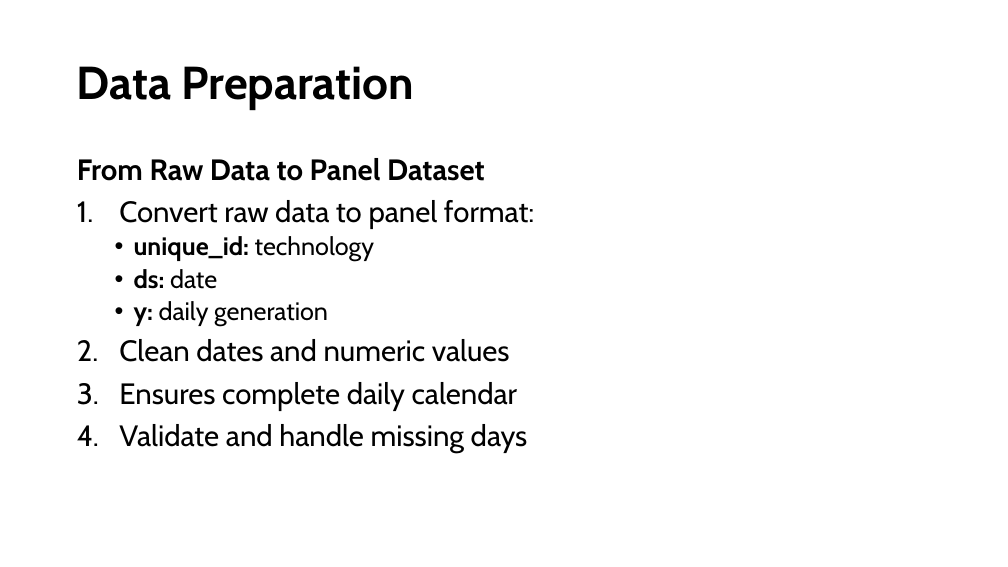
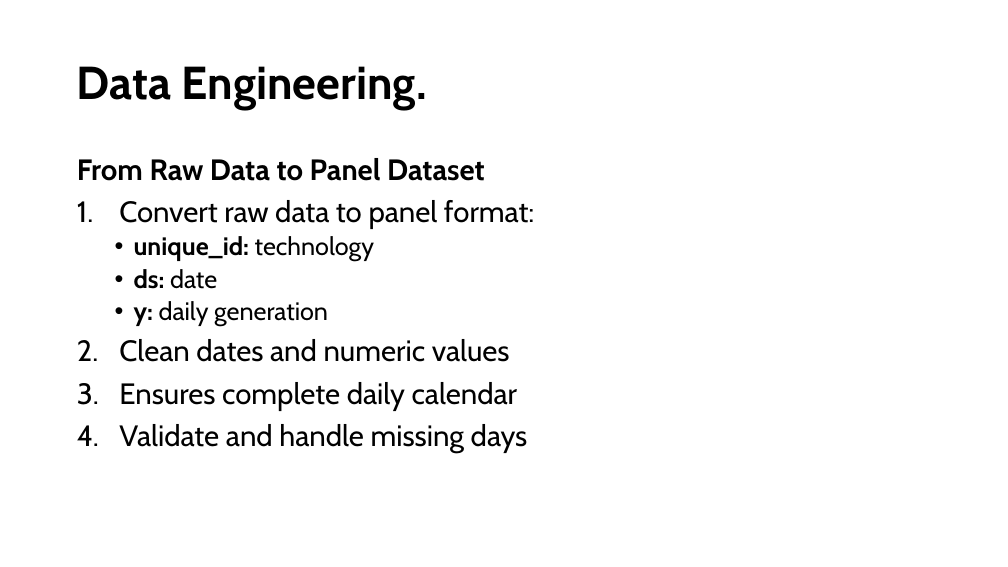
Before and after one commit to mireiamonbu/Spanish-Forecasters-MireiaMontoya-EnriqueRuiz, a slide deck: slide 8 of presentation/CapstonProject.pptx (slide 7 before the commit). Drawn at 1008x567 pixels with LibreOffice and Linux fonts; fonts in the diff are those of the drawing. Boxes give left, top, right and bottom in pixels: in the first picture for what was removed or moved away, otherwise in the second. Text is boxed around its words. In the diff, an @@ line names an element or a change of style, - is before the commit and + after.

```diff
--- a/presentation/CapstonProject.pptx
+++ b/presentation/CapstonProject.pptx
@@ title at [77,66,427,110]: text changed @@
-Data Preparation
+Data Engineering.
```
Also in this commit, not shown: 6 other slides changed, 3 slides added, 2 slides removed.
